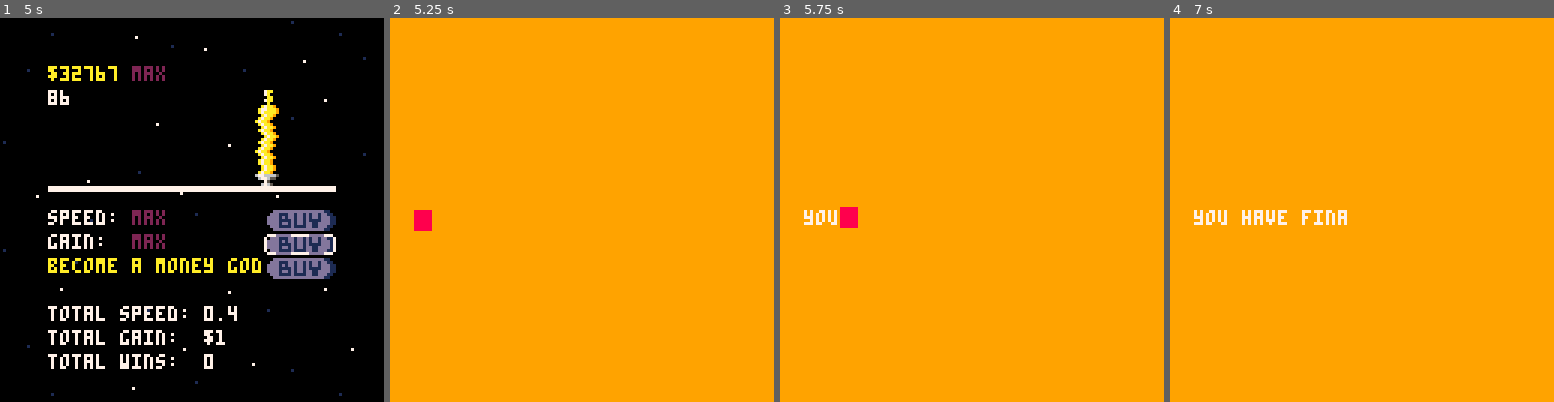
Above: before the commit, frames 1-4 (left to right).
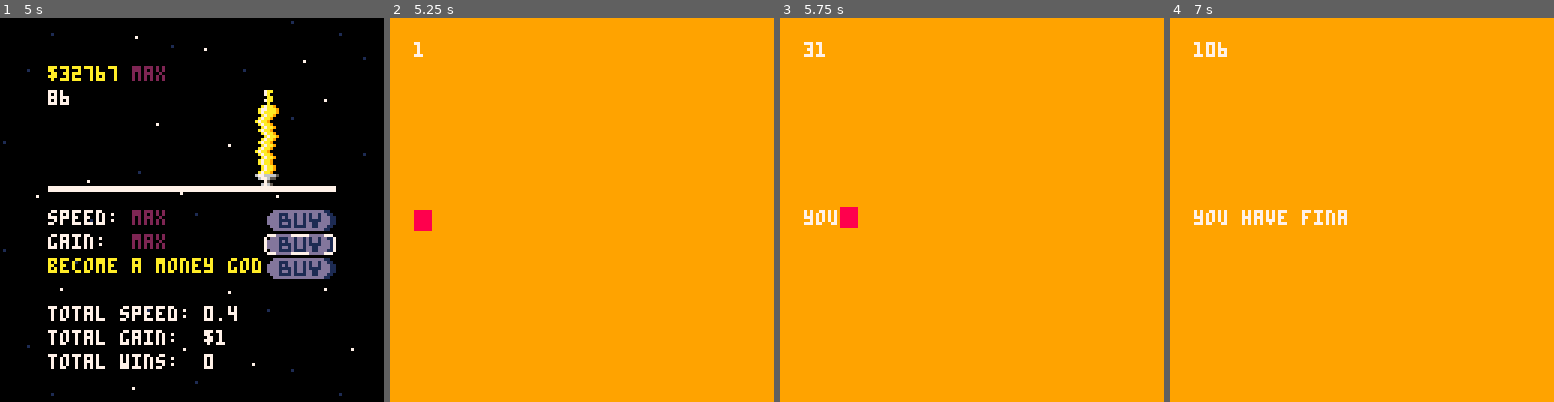
Above: after the commit, the same moments.

Repository: Clineza/money-run
Game: PICO-8 cartridge moneyrun.p8
Same seed, same stepped clock (60 frames per second), same inputs: the game is played once before the commit and once after it.
Inputs:
- Up to frame 1 (5 s): tap Down at 0.7 s; tap X (X key) at 1.43, 2.07, 2.82, 3.57, 4.32 s; hold Up 1.97-2.63 s; hold Down 3.07-3.73 s; hold Up 4.17-4.5 s
- Up to frame 2 (5.25 s): tap X (X key) at 5.07 s
- Up to frame 3 (5.75 s): no input
- Up to frame 4 (7 s): tap X (X key) at 5.82, 6.57 s; hold Up 5.98-6.65 s

Frame 1 is identical in both runs. In frame 2, less than 0.1% of the frame differs, in the area x 6-9%, y 6-11%; in frame 3, 0.1%; in frame 4, 0.2%, in the area x 6-15%, y 6-11%.

Commit message:
finished text drawing for win screen

Diff:
--- a/moneyrun.p8
+++ b/moneyrun.p8
@@ -37,6 +37,8 @@
 end
 -->8
 -- components
+
+-- pos --
 pos = {}
 
 function pos.new(x, y)
@@ -55,6 +57,43 @@
 	self.x = self.start_x
 	self.y = self.start_y
 end
+-- end pos --
+
+-- text line --
+textline = {}
+
+function textline.new(x, y, text, col, timer, sound)
+	local self = {
+		x = x,
+		y = y,
+		text = text,
+		str = "",
+		col = col,
+		num = 1,
+		timer = timer,
+		sound = sound,
+	}
+
+	setmetatable(self, { __index = textline })
+	return self
+end
+
+function textline:can_update(seconds)
+	if self.timer < seconds then
+		return true
+	end
+	return false
+end
+
+function textline:update()
+	if self.num <= #self.text then
+		self.str = self.str..self.text[self.num]
+		self.num += 1
+		sfx(sound)
+	end
+end
+-- end text line --
+
 
 -->8
 game = {
@@ -429,13 +468,8 @@
 }
 
 wintext = {
-	line1 = "you have finally made it",
-	line2 = "you have become...",
-	line1str = "",
-	line2str = "",
-	line1_num = 1,
-	line2_num = 1,
-	line1p = pos.new(8, 64)
+	line1 = textline.new(8, 64, "you have finally made it", 7, 0, 46),
+	line2 = textline.new(8, 72, "you have become...", 7, 300, 46),
 }
 
 function update_win()
@@ -452,13 +486,13 @@
 	end
 
 	if win_counter % 8 == 0 then
-		if wintext.line1_num <= #wintext.line1 then
-			wintext.line1str = wintext.line1str..wintext.line1[wintext.line1_num]
-			wintext.line1_num += 1
-			sfx(46)
-		end
-		curs.pos.x = ?wintext.line1str
-		curs.pos.y = wintext.line1p.y -1
+		for key, l in pairs(wintext) do
+			if l:can_update(win_counter) then
+				l:update()
+				curs.pos.x = ?l.str
+				curs.pos.y = l.y - 1
+			end
+		end
 	end
 end
 
@@ -468,14 +502,19 @@
 
 	if win_draw == true then
 		circfill(64, 64, win_circ, 9)
-
+		print(win_counter, 8, 8, 7)
 		if curs.draw then
 			rectfill(curs.pos.x, curs.pos.y, curs.pos.x + 5, curs.pos.y + 6, curs.col)
 		end
 
-		print(wintext.line1str, wintext.line1p.x, wintext.line1p.y, 7)
-	end
-end
+		for key, l in pairs(wintext) do
+			print(l.str, l.x, l.y, l.col)
+		end
+
+	end
+end
+
+
 -->8
 screen_wait = true
 cir = {
